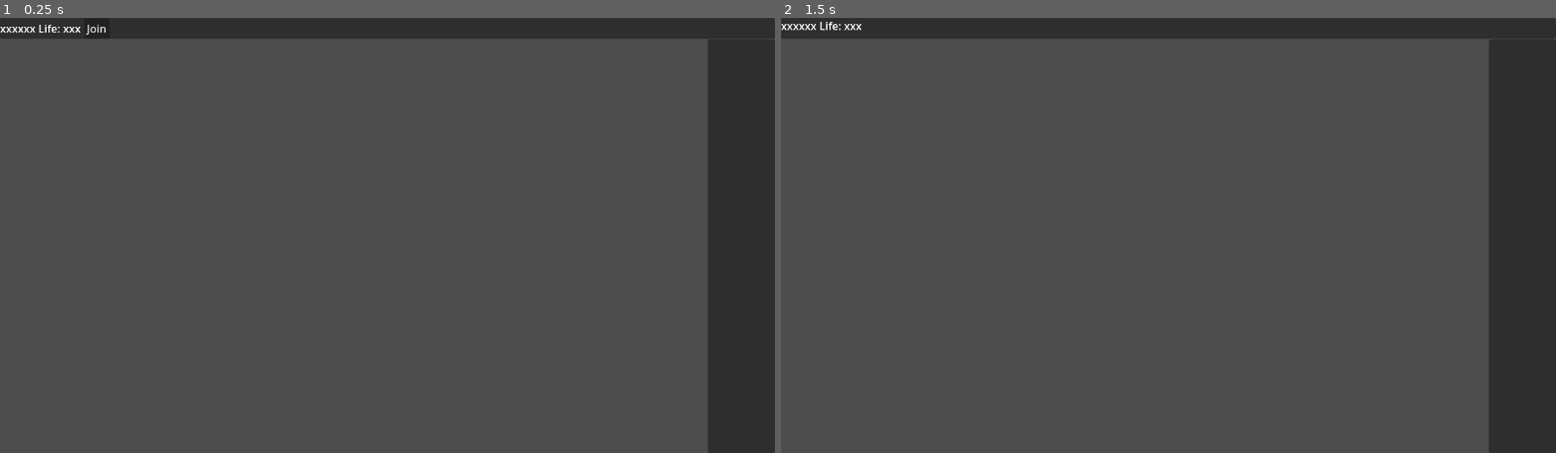
Above: before the commit, frames 1-2 (left to right).
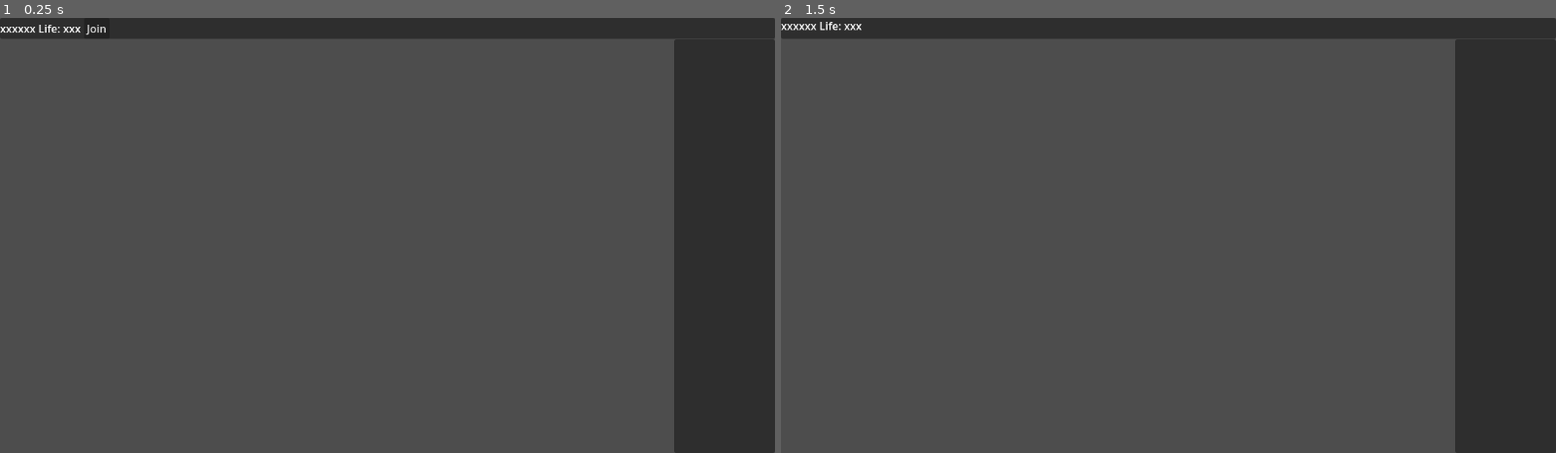
Above: after the commit, the same moments.

Repository: mrosati84/Godot-Multiplayer-Demo
Game: Godot game, scene res://world.tscn
The game is run twice, just before and just after one commit, with the same random seed, the same clock (stepped at 60 frames per second) and the same inputs. The engine's default icon, where the game draws it, is replaced by a stand-in: a white triangle on a blue panel in a dark square.
Inputs (mouse positions are in pixels of both pictures, inside the frame that each line leads up to):
- Up to frame 1 (0.25 s): no input
- Up to frame 2 (1.5 s): tap Enter at 0.5 s; move the mouse to (1339, 213) at 0.52 s; hold D (right) 0.53-1.25 s; click (1339, 213) at 0.6 s; click "Join" at 1.25 s

The runs differ from the first frame. In frame 1, 4.0% of the frame differs, in the area x 86-92%, y 4-100%; in frame 2, 4.0%.

Commit message:
keep list of players updated across peers

Diff:
--- a/autoload/network_manager.gd
+++ b/autoload/network_manager.gd
@@ -1,9 +1,11 @@
 extends Node
 
-const PlayerScene = preload("res://player.tscn")
+const player_scene = preload("res://player.tscn")
 
 const PORT = 4242
 const ADDR = "127.0.0.1"
+
+var players = []
 
 @onready var spawn_point = get_node("/root/World/SpawnPoint")
 
@@ -28,16 +30,29 @@
 
 func create_player(id):
 	# Instantiate a new player for this client.
-	var p = PlayerScene.instantiate()
+	var p = player_scene.instantiate()
 
 	# Set the name, so players can figure out their local authority
 	p.name = str(id)
 	p.global_position = Vector2(0, 0)
 
+	players.append(str(id))
+
 	spawn_point.add_child(p)
+	p.rpc("update_player_list", players)
+
 	print("Player " + p.name + " joined")
 
 func destroy_player(id):
+	# remove the player from the list
+	for i in range(players.size()):
+		if players[i] == str(id):
+			players.remove_at(i)
+
+	var to_remove = spawn_point.get_node(str(id))
+	to_remove.rpc("update_player_list", players)
+
 	# Delete this peer's node.
 	spawn_point.get_node(str(id)).queue_free()
+
 	print("Player " + str(id) + " disconnected")
--- a/player.gd
+++ b/player.gd
@@ -49,3 +49,9 @@
 	life_label.text = str("Life: " + str(life))
 	if life <= 0:
 		die.rpc()
+
+@rpc("any_peer", "call_local")
+func update_player_list(players):
+	players_list.clear()
+	for p in players:
+		players_list.add_item(p)
--- a/ui.tscn
+++ b/ui.tscn
@@ -39,7 +39,7 @@
 anchor_left = 1.0
 anchor_right = 1.0
 anchor_bottom = 1.0
-offset_left = -100.0
+offset_left = -150.0
 grow_horizontal = 0
 grow_vertical = 2
 theme_override_constants/margin_top = 32
